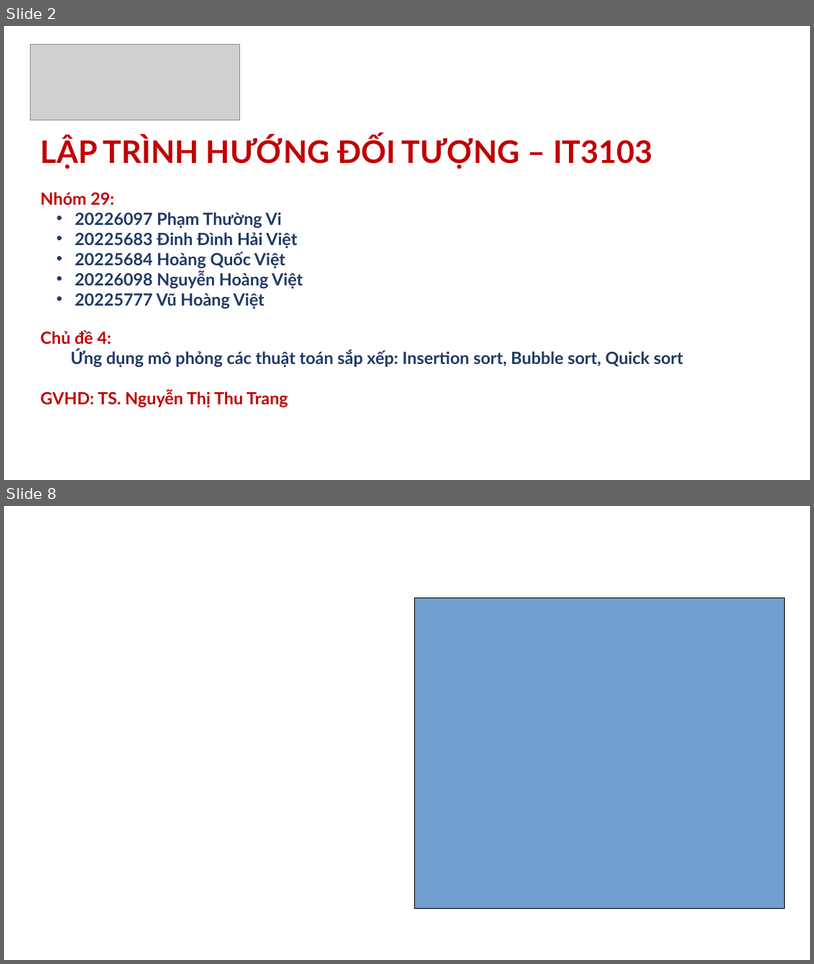
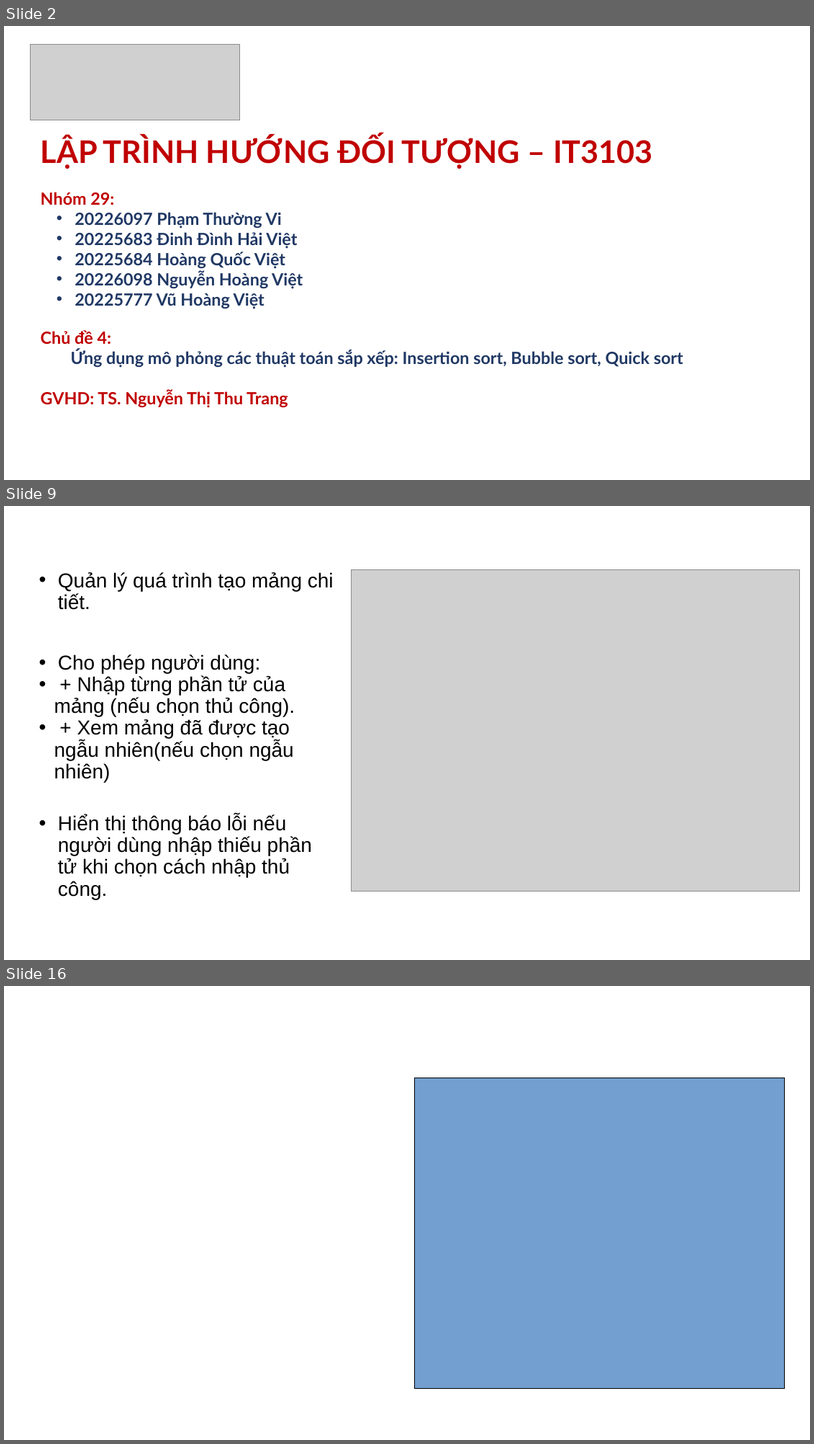
Before and after one commit to vitegod/LTHDT.20241-29, a slide deck: presentation/Slide_Nhóm 29.pptx. Shown one above the other, each under a label of ours: slides 2 and 8 before the commit, slides 2, 9 and 16 after it; the slides between them are not shown. The pictures are 814x964 and 814x1444 pixels, drawn with LibreOffice and Linux fonts; fonts in the diff are those of the drawing; grey boxes stand for pictures; background and template pictures are left out. Boxes give left, top, right and bottom in pixels: in the first picture for what was removed or moved away, otherwise in the second. Text is boxed around its words. In the diff, an @@ line names an element or a change of style, - is before the commit and + after.

```diff
--- a/presentation/Slide_Nhóm 29.pptx
+++ b/presentation/Slide_Nhóm 29.pptx
@@ slide 9 added at box(4, 506, 810, 960), background picture (left out) @@
@@ title added at box(44, 512, 771, 587), 28 pt, text #FFFFFF @@
+Package CreateArrayUIStage2
@@ picture added at box(352, 569, 801, 890) @@
@@ subtitle added at box(54, 572, 334, 899), 24 pt, text #000000 @@
+• Quản lý quá trình tạo mảng chi tiết.
+• Cho phép người dùng:
+• + Nhập từng phần tử của mảng (nếu chọn thủ công).
+• + Xem mảng đã được tạo ngẫu nhiên(nếu chọn ngẫu nhiên)
+• Hiển thị thông báo lỗi nếu người dùng nhập thiếu phần tử khi chọn cách nhập thủ công.
@@ what was slide 8 is now slide 16 @@
```
Also in this commit, not shown: 12 other slides added, 5 slides removed.
